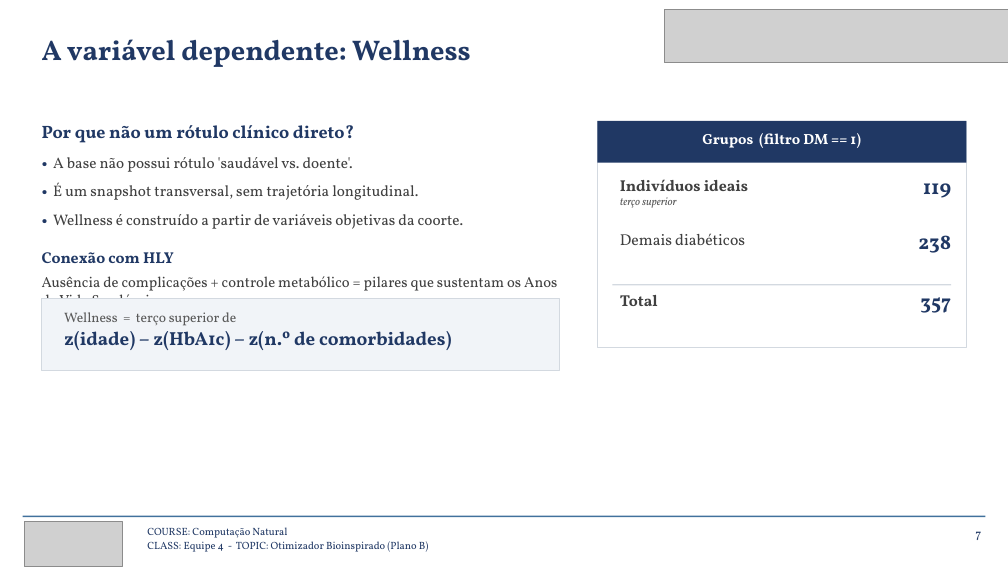
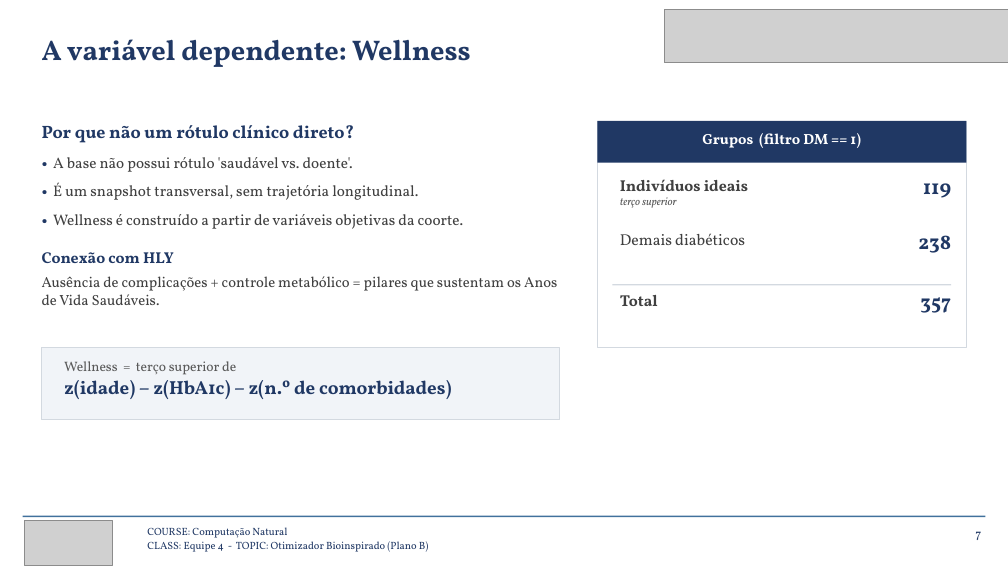
Before and after one commit to joardam/reds-dm1-otimizador-hly, a slide deck: slide 7 of plano_b_pso_diabetes/Apresentacao_Equipe4_PlanoB_CIRG.pptx. Drawn at 1008x567 pixels with LibreOffice and Linux fonts; fonts in the diff are those of the drawing; grey boxes stand for pictures. Boxes give left, top, right and bottom in pixels: in the first picture for what was removed or moved away, otherwise in the second. Text is boxed around its words. In the diff, an @@ line names an element or a change of style, - is before the commit and + after.

```diff
--- a/plano_b_pso_diabetes/Apresentacao_Equipe4_PlanoB_CIRG.pptx
+++ b/plano_b_pso_diabetes/Apresentacao_Equipe4_PlanoB_CIRG.pptx
@@ rectangle: place and size @@
-rectangle at bbox=[42, 299, 560, 371]
+rectangle at bbox=[42, 348, 560, 420]
@@ text "Wellness = terço superior de": place and size @@
-text "Wellness = terço superior de" at bbox=[64, 312, 452, 350]
+text "Wellness = terço superior de" at bbox=[64, 361, 452, 399]
@@ picture: place and size @@
-picture at bbox=[24, 522, 123, 566]
+picture at bbox=[24, 520, 113, 566]
```
Also in this commit, not shown: 14 other slides changed, 3 other files.
